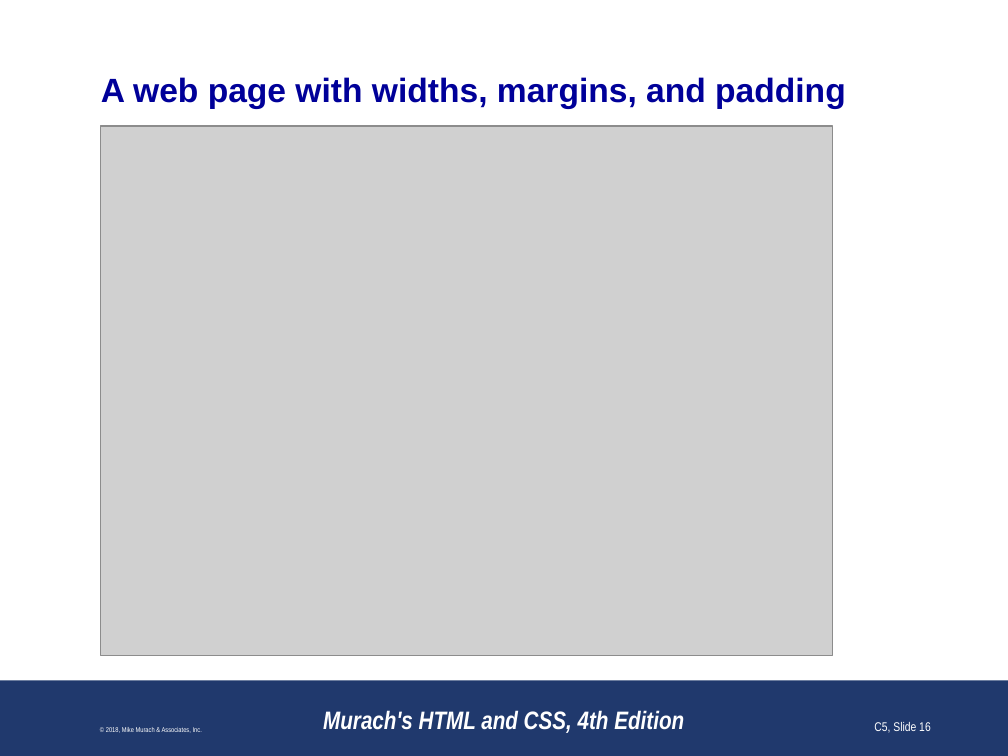
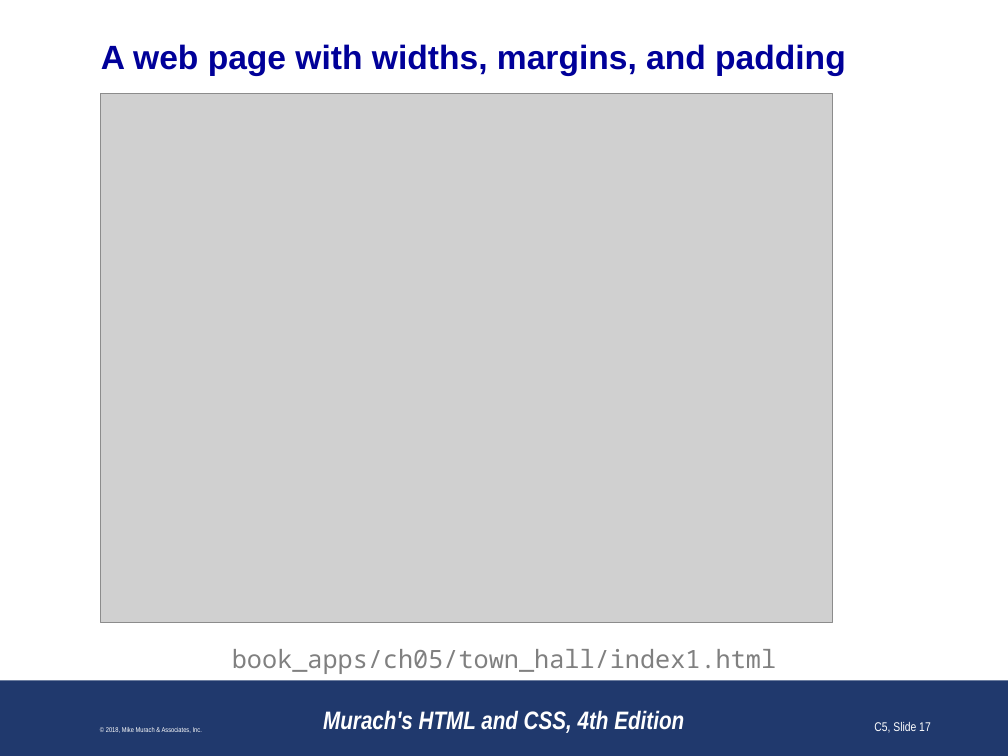
Before and after one commit to paulsmithkc/awd1000_base_lab_and_homework, a slide deck: slide 17 of murach_html_4e/slides/Chapter 5 slides (Revised).pptx (slide 16 before the commit). Drawn at 1008x756 pixels with LibreOffice and Linux fonts; fonts in the diff are those of the drawing; grey boxes stand for pictures; background and template pictures are left out. Boxes give left, top, right and bottom in pixels: in the first picture for what was removed or moved away, otherwise in the second. Text is boxed around its words. In the diff, an @@ line names an element or a change of style, - is before the commit and + after.

```diff
--- a/murach_html_4e/slides/Chapter 5 slides (Revised).pptx
+++ b/murach_html_4e/slides/Chapter 5 slides (Revised).pptx
@@ title "A web page with widths, ..." moved from (x1=101, y1=77, x2=846, y2=109) to (x1=101, y1=44, x2=846, y2=76) @@
@@ picture moved from (x1=101, y1=126, x2=833, y2=655) to (x1=101, y1=94, x2=833, y2=623) @@
@@ text added at (x1=232, y1=649, x2=776, y2=674), 18 pt, text #808080 @@
+book_apps/ch05/town_hall/index1.html
@@ page number at (x1=874, y1=722, x2=931, y2=733): text changed @@
-C5, Slide 16
+C5, Slide 17
```
Also in this commit, not shown: 27 other slides changed, 1 slide added, 2 slides removed.
